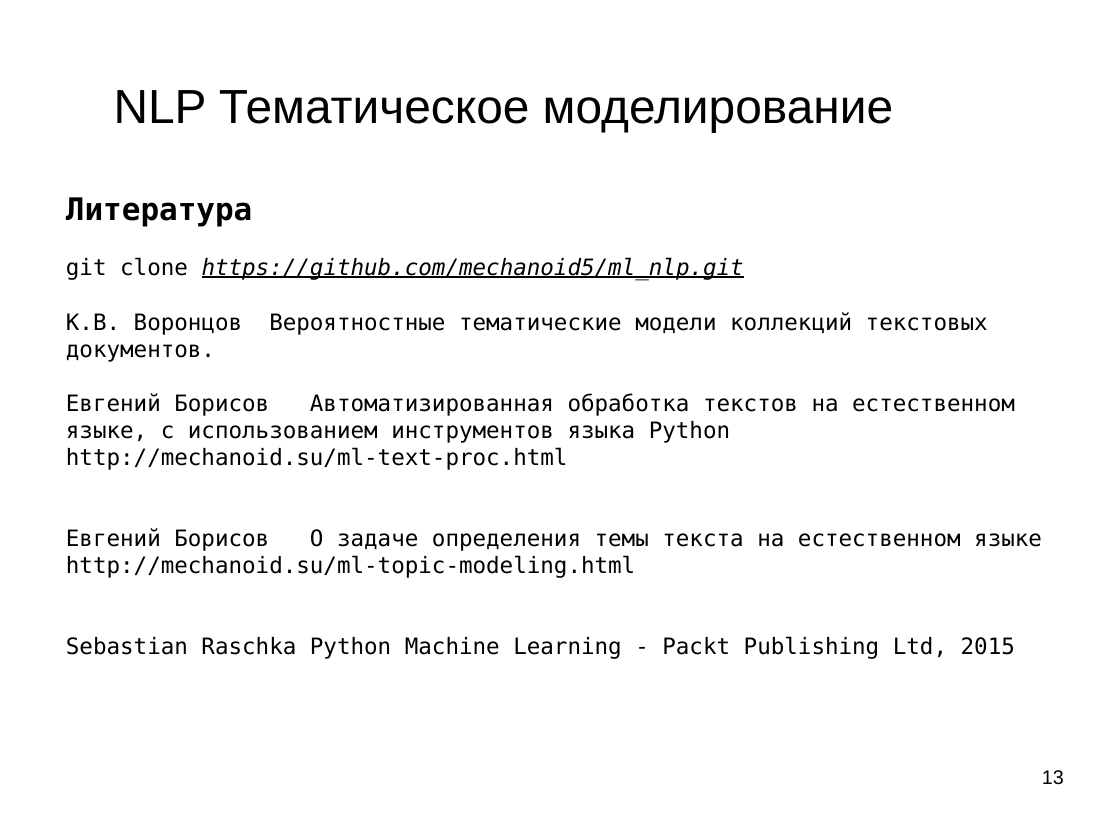
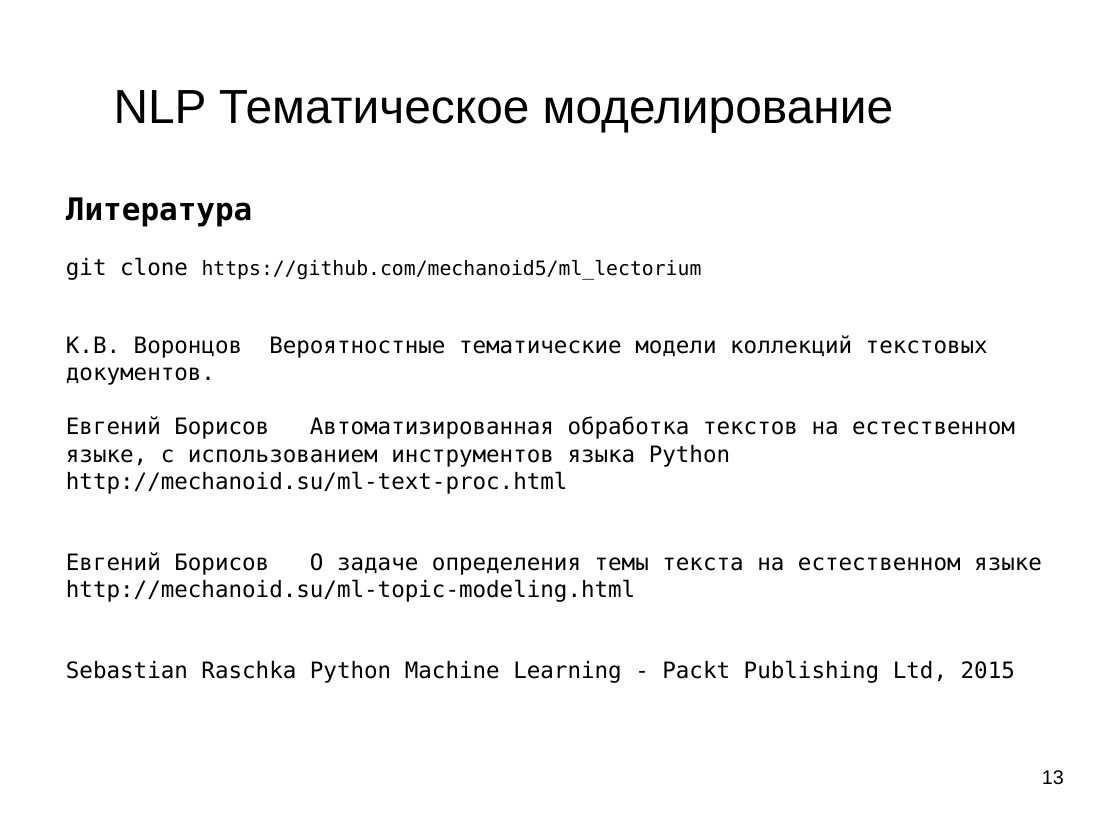
Before and after one commit to mechanoid5/ml_lectorium_2023_I, a slide deck: slide 13 of 24-topic-mod.odp. Drawn at 1120x840 pixels with LibreOffice and Linux fonts; fonts in the diff are those of the drawing; background and template pictures are left out. Boxes give left, top, right and bottom in pixels: in the first picture for what was removed or moved away, otherwise in the second. Text is boxed around its words. In the diff, an @@ line names an element or a change of style, - is before the commit and + after.

```diff
--- a/24-topic-mod.odp
+++ b/24-topic-mod.odp
@@ text at (66,257,702,280): text changed; size 16 to 14 pt; italic off @@
-git clone https://github.com/mechanoid5/ml_nlp.git
+git clone https://github.com/mechanoid5/ml_lectorium
```
Also in this commit, not shown: 15 other files.
